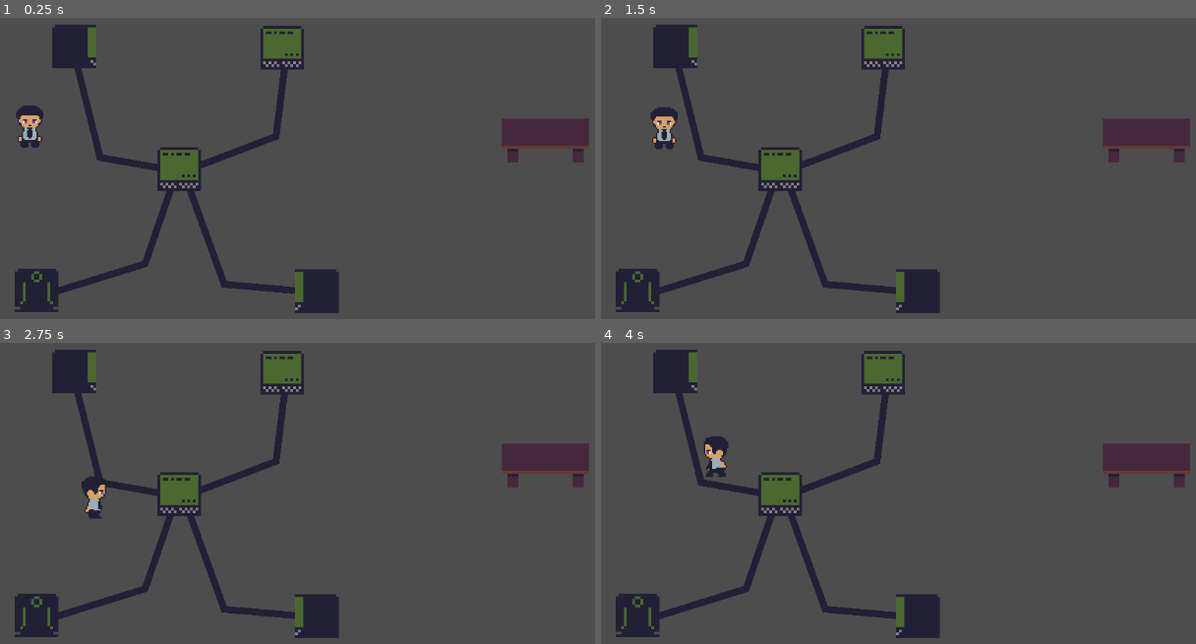
Above: before the commit, frames 1-4 (two rows, left to right).
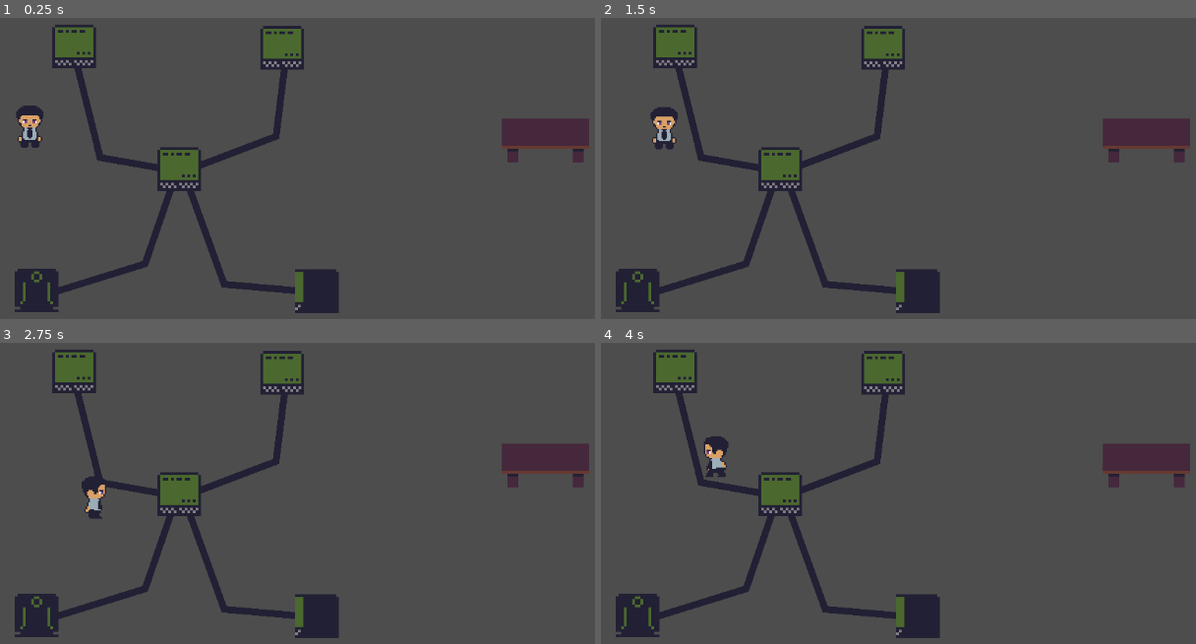
Above: after the commit, the same moments.

Repository: IsaelGabriel/lgj-2023
Game: Godot game, scene res://scenes/test_scene.tscn
Two runs of this game, one before a commit and one after it. Both use one fixed random seed, a clock stepped at 60 frames per second and the inputs below. The project has no main scene, so this scene is started directly.
Inputs:
- Up to frame 1 (0.25 s): no input
- Up to frame 2 (1.5 s): tap Enter at 0.5 s; hold Right (p1_right) 0.53-1.28 s; tap Space (p1_use) at 0.6, 1.35 s; hold Down (p1_down) from 1.28 s (still down)
- Up to frame 3 (2.75 s): release Down (p1_down) at 2.03 s; hold Right (p1_right) from 2.03 s (still down); tap Space (p1_use) at 2.1 s
- Up to frame 4 (4 s): release Right (p1_right) at 2.78 s; hold Up (p1_up) 2.78-3.53 s; tap Space (p1_use) at 2.85, 3.6 s; hold Left (p1_left) from 3.53 s (still down)

The runs differ from the first frame. In frame 1, 0.6% of the frame differs, in the area x 9-17%, y 2-16%; in frame 2, 0.6%; in frame 3, 0.6%; in frame 4, 0.6%.

Commit message:
fixes infection system

Diff:
--- a/scenes/test_scene.tscn
+++ b/scenes/test_scene.tscn
@@ -31,7 +31,6 @@
 
 [node name="computer5" parent="Network/Computers" instance=ExtResource("3_na8rk")]
 position = Vector2(325, 98)
-direction = 1
 
 [node name="Line2D" type="Line2D" parent="Network"]
 z_index = -1
--- a/scripts/Network.gd
+++ b/scripts/Network.gd
@@ -21,7 +21,7 @@
 	var computers=$Computers.get_children()
 	randomize()
 	var i=randi()%(computers.size())
-	computers[i].virus()
+	computers[i].virus("network")
 
 func _on_max_virus_timer_timeout():
 		spawn_virus()
--- a/scripts/computer.gd
+++ b/scripts/computer.gd
@@ -48,8 +48,8 @@
 	#elif status==Status.FREE:
 	#	virus()
 
-func virus():
-	if status==Status.BUSY and imunity_timer.is_stopped():
+func virus(source: String):
+	if imunity_timer.is_stopped() and ((status==Status.BUSY and source == "network") or source == "computer"):
 		status=Status.VIRUS
 		virus_timer.start()
 		sprite.frame_coords.x = 1
@@ -60,7 +60,7 @@
 func infect():
 	randomize()
 	var i=randi()%(connections.size())
-	connections[i].virus()
+	connections[i].virus("computer")
 
 func fix():
 	if status==Status.VIRUS:
@@ -76,7 +76,7 @@
 func _set_interacting_object(new_value): #new_value will always be a player
 	if status==Status.FREE and new_value:
 		interacting_object=new_value.guided_costumer
-		interacting_object .interacting_object=self
+		interacting_object.interacting_object=self
 		interacting_object.current_state=interacting_object.State.USE_PC
 		interacting_object.interacting=true
 		new_value.guided_costumer=null
